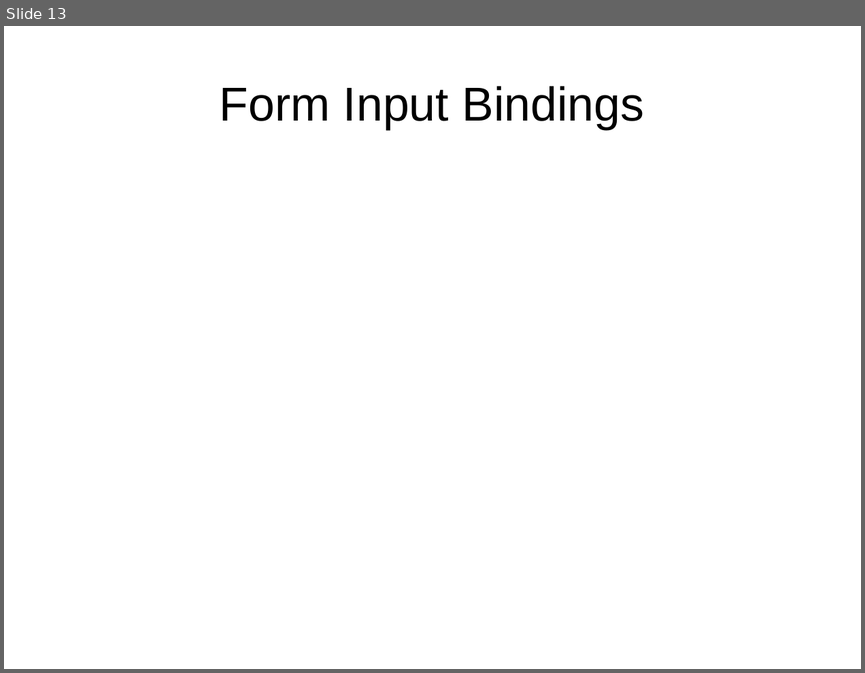
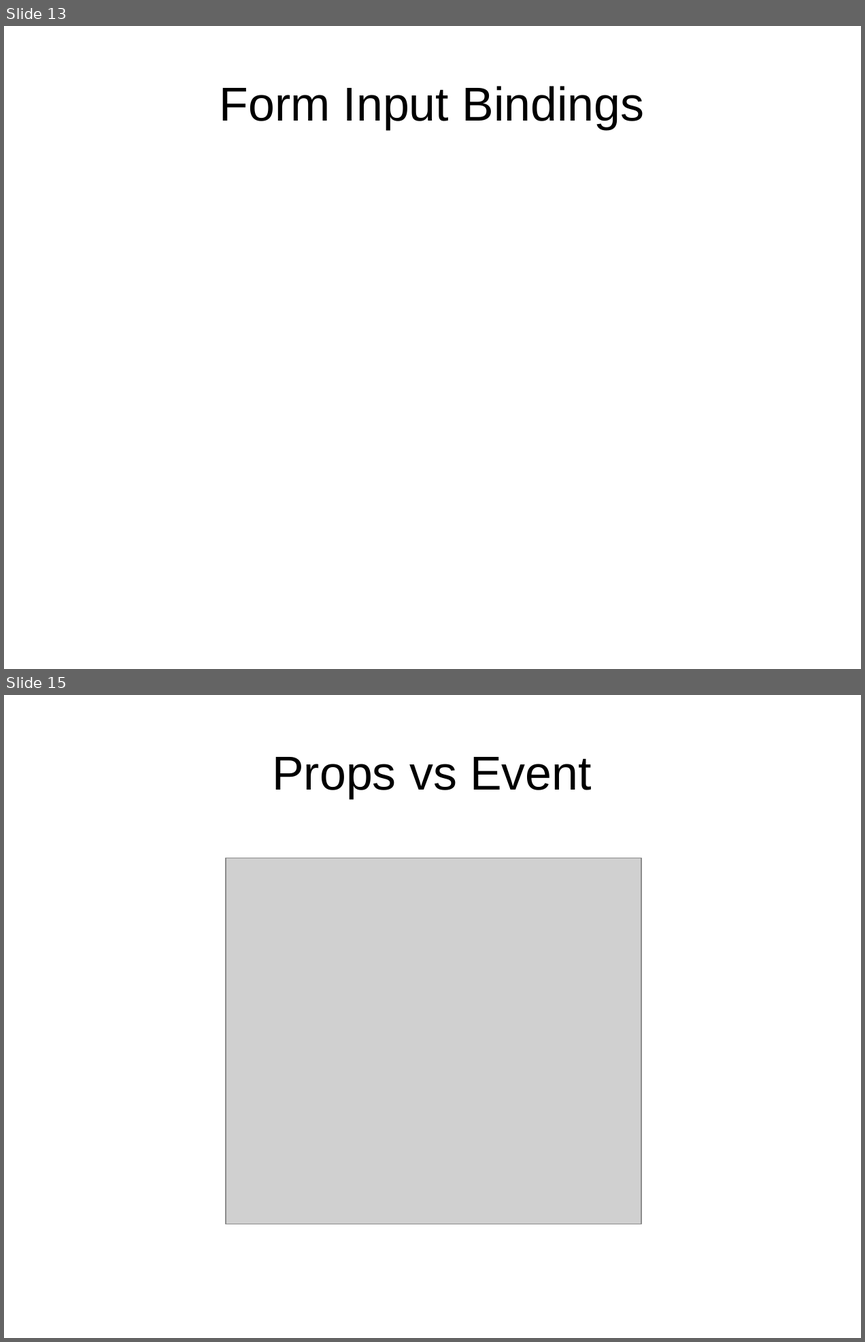
Before and after one commit to duet-ngyen/vue-learning, a slide deck: vuejs.ppt. Shown one above the other, each under a label of ours: slide 13 before the commit, slides 13 and 15 after it; the slides between them are not shown. The pictures are 865x673 and 865x1342 pixels, drawn with LibreOffice and Linux fonts; fonts in the diff are those of the drawing; grey boxes stand for pictures. Boxes give left, top, right and bottom in pixels: in the first picture for what was removed or moved away, otherwise in the second. Text is boxed around its words. In the diff, an @@ line names an element or a change of style, - is before the commit and + after.

```diff
--- a/vuejs.ppt
+++ b/vuejs.ppt
@@ slide 15 added at (4, 695, 861, 1338), background #FFFFFF @@
@@ title added at (272, 757, 591, 798), 44 pt, text #000000 @@
+Props vs Event
@@ picture added at (226, 858, 642, 1223) @@
```
Also in this commit, not shown: 1 slide changed, 2 other files.
